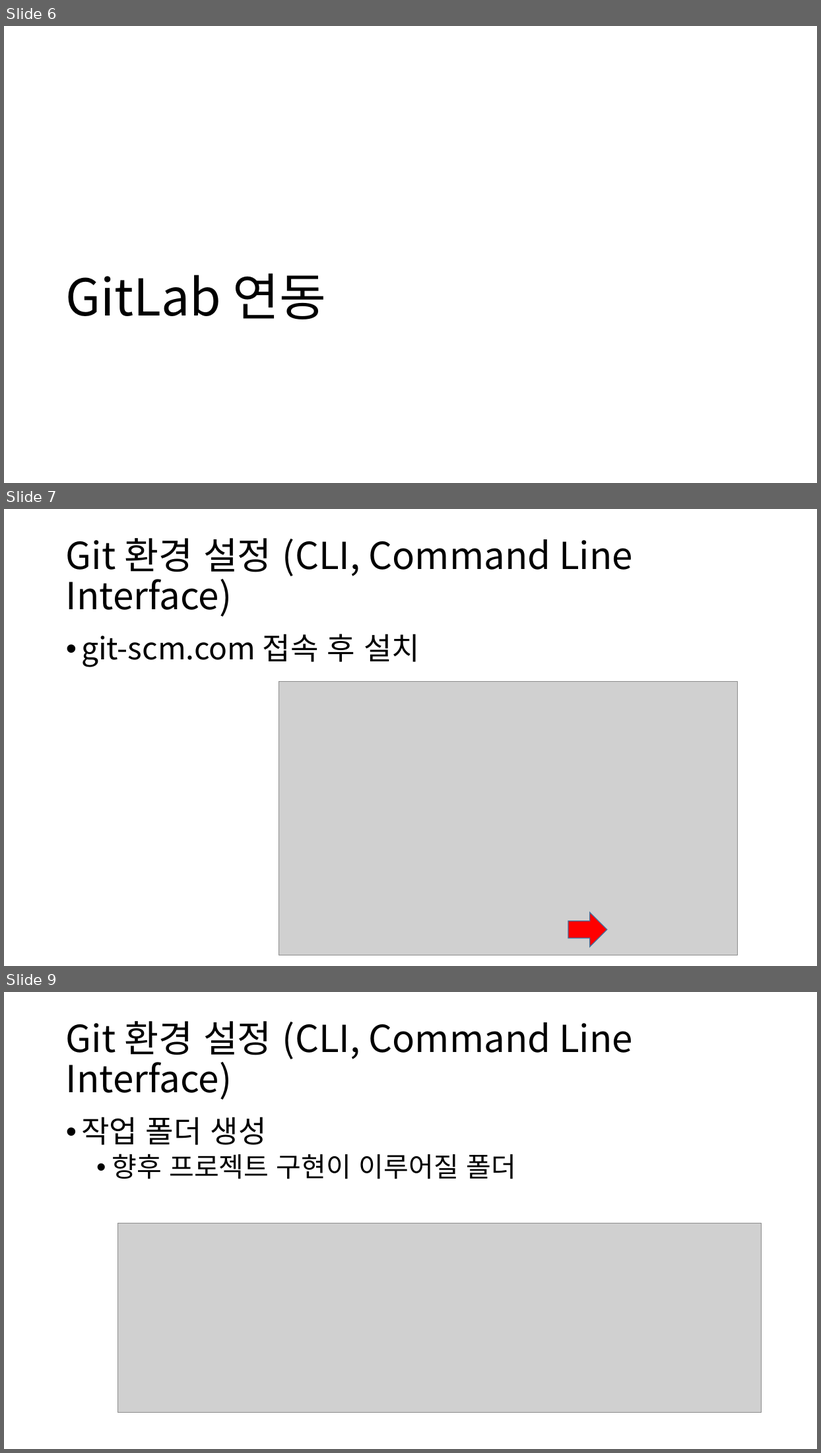
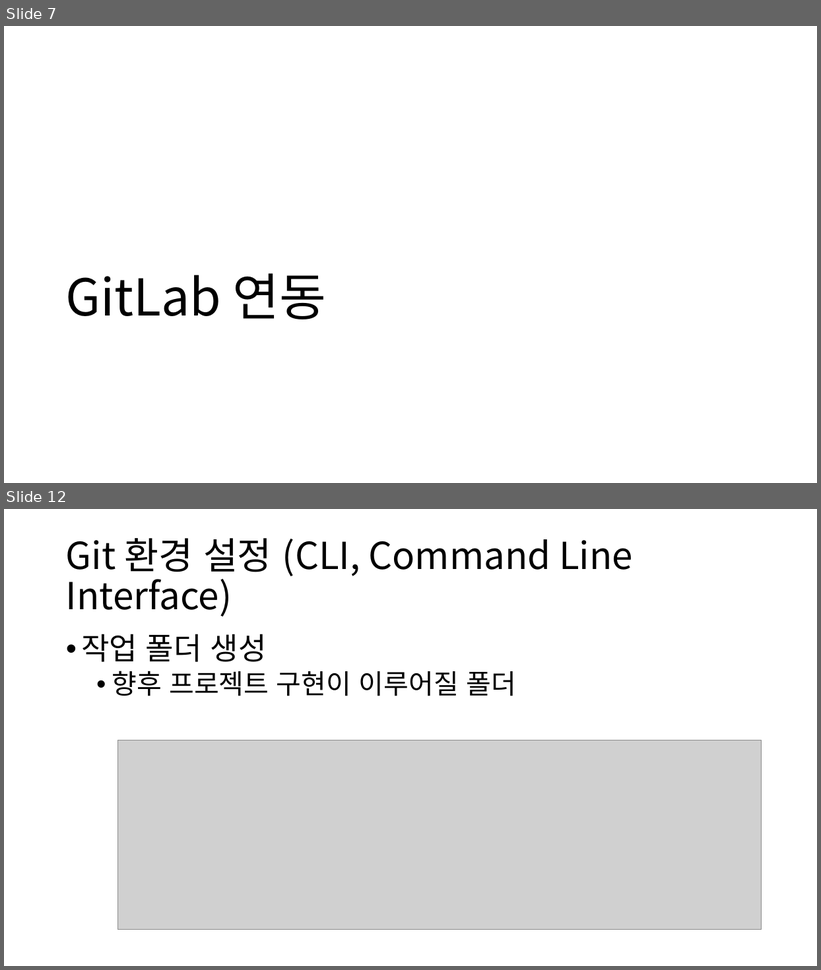
Before and after one commit to Bumizi/3-2, a slide deck: 게임소프트웨어공학/게임 소프트웨어 공학 (실습 3).pptx. Shown one above the other, each under a label of ours: slides 6, 7 and 9 before the commit, slides 7 and 12 after it; the slides between them are not shown. The pictures are 821x1453 and 821x970 pixels, drawn with LibreOffice and Linux fonts; fonts in the diff are those of the drawing; grey boxes stand for pictures. Boxes give left, top, right and bottom in pixels: in the first picture for what was removed or moved away, otherwise in the second. Text is boxed around its words. In the diff, an @@ line names an element or a change of style, - is before the commit and + after.

```diff
--- a/게임소프트웨어공학/게임 소프트웨어 공학 (실습 3).pptx
+++ b/게임소프트웨어공학/게임 소프트웨어 공학 (실습 3).pptx
@@ slide 7 removed at (4, 509, 817, 966), background #FFFFFF @@
@@ title removed at (66, 538, 633, 617) @@
-Git 환경 설정 (CLI, Command Line Interface)
@@ text removed at (81, 634, 420, 667) @@
-• git-scm.com 접속 후 설치
@@ picture removed at (279, 682, 738, 956) @@
@@ right arrow removed at (568, 913, 607, 947) @@
@@ what was slide 6 is now slide 7 @@
@@ what was slide 9 is now slide 12 @@
```
Also in this commit, not shown: 4 slides changed, 1 slide added, 1 other slide removed, 3 other files.
